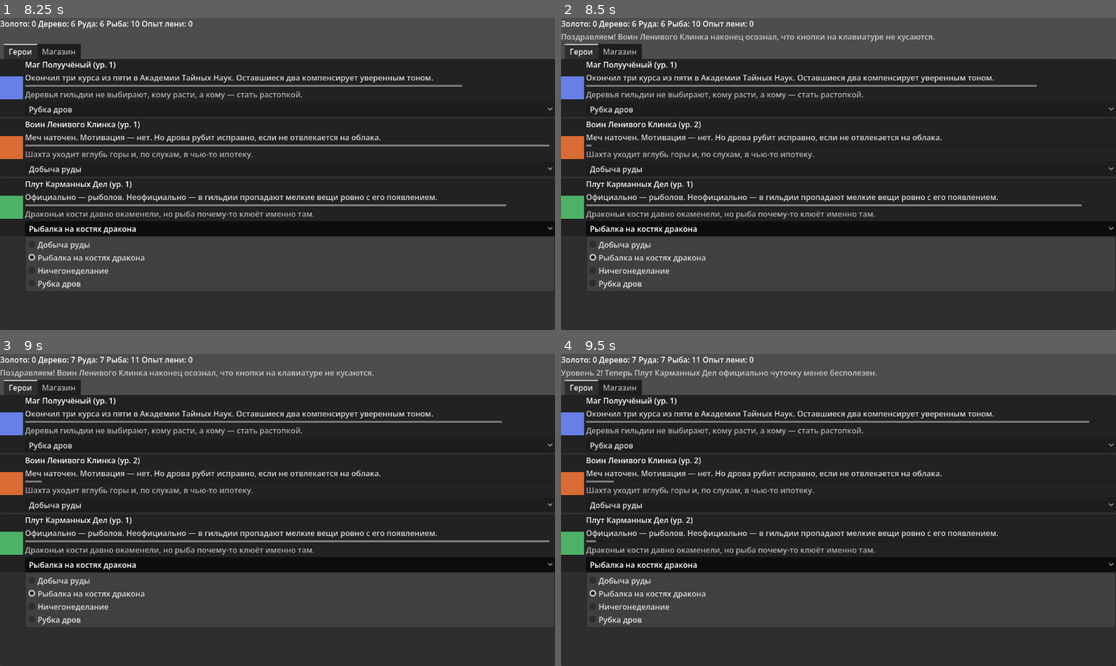
Above: before the commit, frames 1-4 (two rows, left to right).
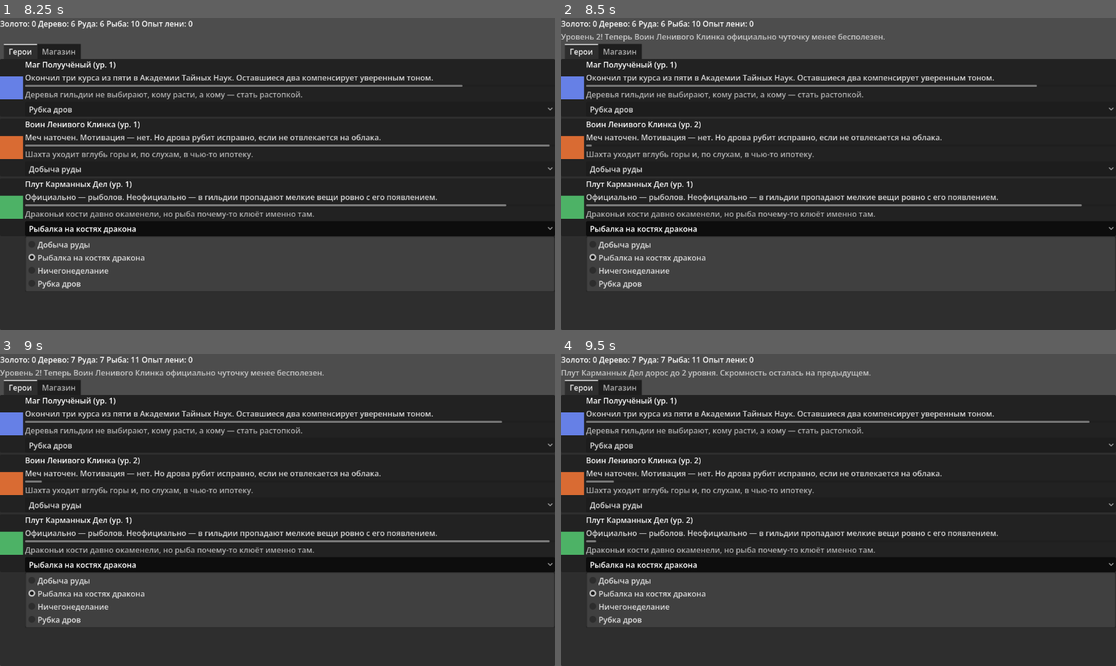
Above: after the commit, the same moments.

Repository: alexwernon79-web/IdleGuild
Game: Godot game, scene res://scenes/main/Main.tscn
The game is run twice, just before and just after one commit, with the same random seed, the same clock (stepped at 60 frames per second) and the same inputs.
Inputs:
- Up to frame 1 (8.25 s): click "Рубка дров" at 0.5 s; click "Добыча руды" at 1.25 s; click "Рыбалка на костях дракона" at 2 s; click "Рубка дров" at 2.75 s; click "Добыча руды" at 3.5 s; click "Рыбалка на костях дракона" at 4.25 s; click "Рубка дров" at 5 s; click "Добыча руды" at 5.75 s; click "Рыбалка на костях дракона" at 6.5 s
- Up to frame 2 (8.5 s): no input
- Up to frame 3 (9 s): no input
- Up to frame 4 (9.5 s): no input

Frame 1 is identical in both runs. In frame 2, 0.6% of the frame differs, in the area x 0-68%, y 4-8%; in frame 3, 0.6%; in frame 4, 0.6%.

Commit message:
Показывать случайную реплику торговца (item_flavor) в магазине
Co-Authored-By: Claude Sonnet 5.5 <noreply@anthropic.com>

Diff:
--- a/scenes/ui/shop_panel.gd
+++ b/scenes/ui/shop_panel.gd
@@ -3,6 +3,7 @@
 @onready var upgrade_list: VBoxContainer = $UpgradeList
 
 var _rows: Dictionary = {}
+var _merchant_quip: Label
 
 const CURRENCY_NAMES := {
 	"gold": "золота",
@@ -13,9 +14,29 @@
 
 
 func _ready() -> void:
+	_build_merchant_quip()
 	_build_rows()
 	EventBus.resource_changed.connect(_on_resource_changed)
 	EventBus.purchase_made.connect(_on_purchase_made)
+	visibility_changed.connect(_on_visibility_changed)
+
+
+func _build_merchant_quip() -> void:
+	_merchant_quip = Label.new()
+	_merchant_quip.autowrap_mode = TextServer.AUTOWRAP_WORD
+	_merchant_quip.custom_minimum_size = Vector2(320, 0)
+	_merchant_quip.modulate = Color(0.8, 0.8, 0.8, 1)
+	upgrade_list.add_child(_merchant_quip)
+	_refresh_merchant_quip()
+
+
+func _refresh_merchant_quip() -> void:
+	_merchant_quip.text = Jokes.get_random("item_flavor")
+
+
+func _on_visibility_changed() -> void:
+	if visible:
+		_refresh_merchant_quip()
 
 
 func _build_rows() -> void:
@@ -61,6 +82,7 @@
 func _on_purchase_made(upgrade_id: String, new_level: int) -> void:
 	if _rows.has(upgrade_id):
 		_rows[upgrade_id]["level_label"].text = "Уровень: %d" % new_level
+	_refresh_merchant_quip()
 
 
 func _refresh_all() -> void:
